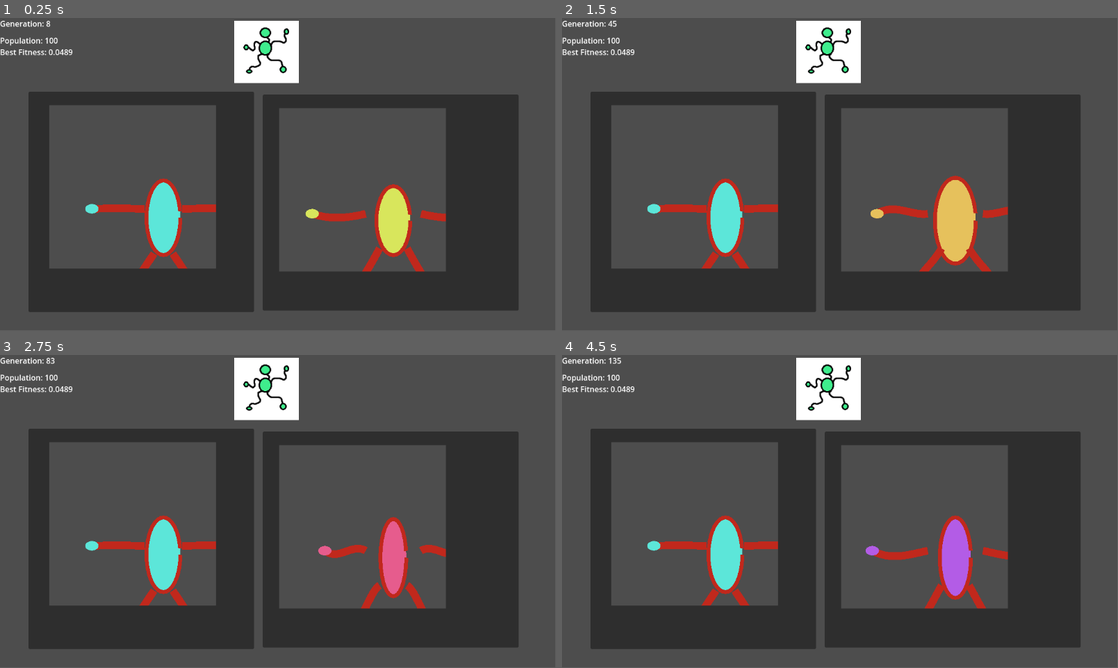
Above: before the commit, frames 1-4 (two rows, left to right).
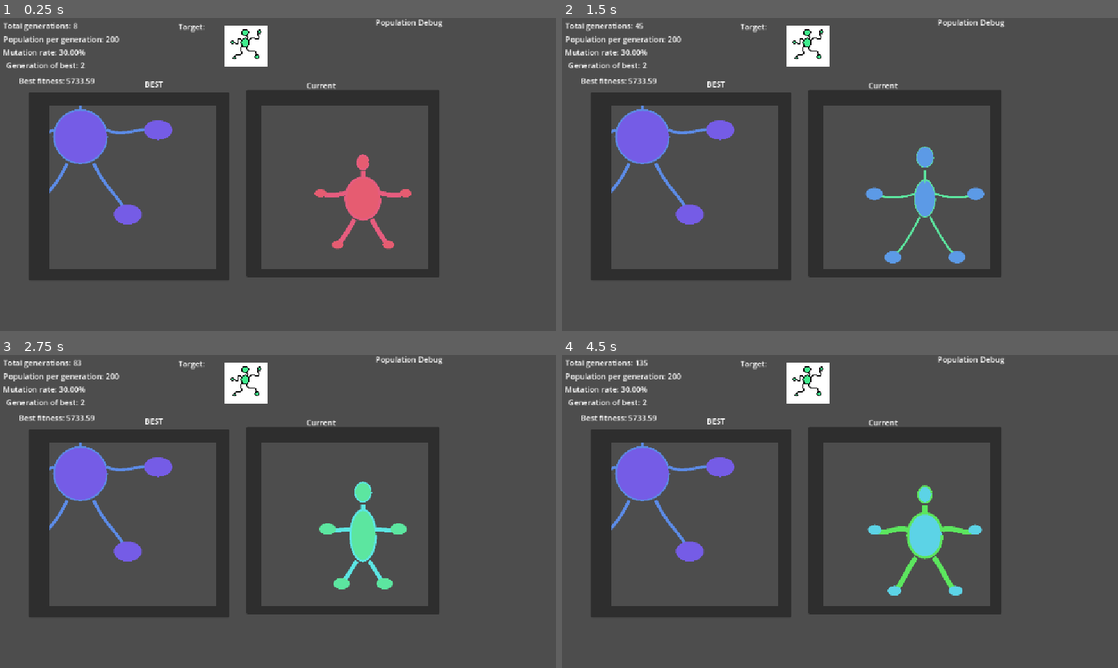
Above: after the commit, the same moments.

Repository: mrchameleon/juniordna
Game: Godot game, scene res://dna.tscn
The game is run twice, just before and just after one commit, with the same random seed, the same clock (stepped at 60 frames per second) and the same inputs.
Inputs:
- Up to frame 1 (0.25 s): no input
- Up to frame 2 (1.5 s): no input
- Up to frame 3 (2.75 s): no input
- Up to frame 4 (4.5 s): no input
In our replay, the window is 799x449 before the commit and 800x450 after it. These sizes can differ from the game's own. Grey fills any space a smaller window leaves; there, only what the larger window draws over its background counts as a difference.

The runs differ from the first frame. In frame 1, 33% of the frame differs, in the area x 0-94%, y 0-94%; in frame 2, 33%; in frame 3, 33%; in frame 4, 33%.

Commit message:
stalled evolution, infinite mutations

Diff:
--- a/dna.gd
+++ b/dna.gd
@@ -1,8 +1,8 @@
 extends Node2D
 
-@export var population_size := 100
-@export var mutation_rate := 0.1
-@export var canvas_size := 128
+var population_size := 200
+var mutation_rate := 0.3
+var canvas_size := 128
 
 const junior_scene = preload("res://junior.tscn")
 
@@ -16,15 +16,37 @@
 @onready var bestfit_subviewport := $SubViewportContainer_BestFit/SubViewport
 @onready var bestfit_renderer := bestfit_subviewport.get_node("CandidateRenderer")
 
-@onready var generation_label : Label = $GenerationLabel
-@onready var population_label : Label = $PopulationLabel
-@onready var best_fitness_label : Label = $BestFitnessLabel
+@onready var population_node: Node2D = $population
+
+@onready var generation_label: Label = $GenerationLabel
+@onready var population_label: Label = $PopulationLabel
+@onready var mutation_label: Label = $MutationLabel
+@onready var best_fitness_label: Label = $BestFitnessLabel
+@onready var best_generation_label: Label = $BestGenerationLabel
 
 var best_individual = null
 var best_fitness := -1.0
+var best_generation := 0
+
+const RENDER_SCALE := 0.6
+
+var target_image: Image = null
+
+# Target wiggle params
+var target_wave_amplitude := 20.0
+var target_wave_frequency := 1.5
 
 func _ready():
+	population_node.visible = false
 	init_population()
+
+	var tex = get_node("TargetImage").texture
+	if tex:
+		target_image = tex.get_image()
+		target_image.convert(Image.FORMAT_L8)
+	else:
+		push_error("TargetImage texture missing!")
+
 	start_generation_loop()
 
 func init_population():
@@ -35,11 +57,13 @@
 	generation = 0
 	best_individual = null
 	best_fitness = -1.0
+	best_generation = 0
 
 	for i in range(population_size):
 		var figure = junior_scene.instantiate()
-		figure.position = subviewport.size / 2
+		figure.position = Vector2.ZERO
 		figure.randomize_traits()
+		population_node.add_child(figure)
 		population.append(figure)
 
 	update_ui()
@@ -47,7 +71,7 @@
 func start_generation_loop():
 	generation_loop()
 
-func generation_loop() -> void:
+func generation_loop():
 	while true:
 		await get_tree().process_frame
 		evaluate_population()
@@ -57,55 +81,78 @@
 		update_ui()
 		await get_tree().process_frame
 
-func evaluate_population() -> void:
+func evaluate_population():
+	# Remove invalid individuals from population immediately
+	population = population.filter(func(ind):
+		return is_instance_valid(ind)
+	)
+
 	for child in candidate_renderer.get_children():
 		child.queue_free()
-	await get_tree().process_frame  # Let Godot fully process the deletions
+	await get_tree().process_frame
+
+	var candidate_center = subviewport.get_texture().get_size() / 2
+	var candidate_offset = Vector2(0, 15)
+
+	if not target_image:
+		push_error("Target image missing! Cannot evaluate fitness.")
+		return
 
 	for individual in population:
 		if not is_instance_valid(individual):
 			continue
 
 		var local_dna = individual.dna().duplicate(true)
+		if not is_instance_valid(candidate_renderer):
+			continue
 		candidate_renderer.set_dna(local_dna)
-		candidate_renderer.position = subviewport.get_texture().get_size() / 2
+		candidate_renderer.scale = Vector2(RENDER_SCALE, RENDER_SCALE)
+		candidate_renderer.position = candidate_center - candidate_offset
+
 		candidate_renderer.queue_redraw()
+		await get_tree().process_frame
 		await get_tree().process_frame
 
 		var img = subviewport.get_texture().get_image()
 		img.convert(Image.FORMAT_L8)
 
-		if not has_node("TargetImage"):
-			push_error("TargetImage not found! Skipping fitness evaluation.")
-			individual.fitness = 0.0
-			continue
-
-		var target_image = get_node("TargetImage").texture.get_image()
-		target_image.convert(Image.FORMAT_L8)
-
 		var fitness_score = 0.0
-		for y in range(min(img.get_height(), target_image.get_height())):
-			for x in range(min(img.get_width(), target_image.get_width())):
+		var active_pixels = 0
+		var w = min(img.get_width(), target_image.get_width())
+		var h = min(img.get_height(), target_image.get_height())
+
+		for y in range(h):
+			for x in range(w):
 				var pix1 = img.get_pixel(x, y).r
 				var pix2 = target_image.get_pixel(x, y).r
-				fitness_score += 1.0 - abs(pix1 - pix2)
+
+				if pix1 > 0.05 or pix2 > 0.05:
+					active_pixels += 1
+					fitness_score += 1.0 - abs(pix1 - pix2)
 
 		if is_instance_valid(individual):
-			individual.fitness = fitness_score / float(img.get_width() * img.get_height())
-
-			if individual.fitness > best_fitness:
-				best_fitness = individual.fitness
+			individual.fitness = fitness_score
+			if fitness_score > best_fitness:
+				best_fitness = fitness_score
 				best_individual = individual
-				bestfit_renderer.set_dna(individual.dna())
-				bestfit_renderer.position = bestfit_subviewport.get_texture().get_size() / 2
-				bestfit_renderer.queue_redraw()
+				best_generation = generation
+
+				if is_instance_valid(bestfit_renderer):
+					bestfit_renderer.set_dna(individual.dna().duplicate(true))
+					var bestfit_center = bestfit_subviewport.get_texture().get_size() / 2
+					bestfit_renderer.scale = Vector2(RENDER_SCALE, RENDER_SCALE)
+					bestfit_renderer.position = bestfit_center - Vector2(0, 15)
+					bestfit_renderer.queue_redraw()
+
+					await get_tree().process_frame
+					await get_tree().process_frame
 
 func selection():
 	mating_pool.clear()
 	var max_fit = 0.0
 	for ind in population:
-		if is_instance_valid(ind) and ind.fitness > max_fit:
-			max_fit = ind.fitness
+		if is_instance_valid(ind):
+			max_fit = max(max_fit, ind.fitness)
 
 	if max_fit == 0.0:
 		mating_pool = population.duplicate()
@@ -115,48 +162,74 @@
 		if not is_instance_valid(ind):
 			continue
 		var n = int(lerp(0, 100, ind.fitness / max_fit))
-		for i in range(n):
+		for _i in range(n):
 			mating_pool.append(ind)
 
-	if mating_pool.size() == 0:
+	if mating_pool.is_empty():
 		mating_pool = population.duplicate()
 
 func reproduction():
 	var new_population = []
-	for i in range(population_size):
+	for _i in range(population_size):
 		var parent_a = mating_pool[randi() % mating_pool.size()]
 		var parent_b = mating_pool[randi() % mating_pool.size()]
 		var child = junior_scene.instantiate()
-		child.position = subviewport.size / 2
+		child.position = Vector2.ZERO
 		var new_dna = crossover(parent_a.dna(), parent_b.dna())
 		child.set_dna(new_dna)
-		mutate(child, mutation_rate)
+
+		if is_instance_valid(child):
+			mutate(child, mutation_rate)
+
+		population_node.add_child(child)
 		new_population.append(child)
 
-	for old_ind in population:
-		if is_instance_valid(old_ind):
-			old_ind.queue_free()
+	var old_population = population
 	population = new_population
 
+	await get_tree().process_frame
+
+	for ind in old_population:
+		if is_instance_valid(ind):
+			ind.queue_free()
+
 func crossover(dna_a: Dictionary, dna_b: Dictionary) -> Dictionary:
-	var child = {}
+	var child := {}
 	for key in dna_a.keys():
-		child[key] = dna_a[key] if randf() < 0.5 else dna_b[key]
+		# Always check type safety
+		if typeof(dna_a[key]) == TYPE_FLOAT or typeof(dna_a[key]) == TYPE_INT:
+			child[key] = dna_a[key] if randf() < 0.5 else dna_b[key]
+		else:
+			child[key] = dna_a[key] if randf() < 0.5 else dna_b[key]
 	return child
 
 func mutate(individual, rate):
+	if not is_instance_valid(individual):
+		return  # Avoid mutating freed objects
+
 	var dna = individual.dna()
-	if randf() < rate:
-		dna["torso_rx"] = clamp(dna["torso_rx"] + randf_range(-5, 5), 20, 70)
-	if randf() < rate:
-		dna["torso_ry"] = clamp(dna["torso_ry"] + randf_range(-5, 5), 30, 90)
-	if randf() < rate:
-		dna["limb_length"] = clamp(dna["limb_length"] + randf_range(-10, 10), 50, 150)
-	if randf() < rate:
-		dna["fill_color"] = Color.from_hsv(randf(), 0.6, 0.9)
+	for key in dna.keys():
+		if randf() < rate:
+			match key:
+				"torso_rx": dna[key] = clamp(dna[key] + randf_range(-10, 10), 20, 70)
+				"torso_ry": dna[key] = clamp(dna[key] + randf_range(-10, 10), 30, 90)
+				"limb_length": dna[key] = clamp(dna[key] + randf_range(-20, 20), 50, 150)
+				"limb_thickness": dna[key] = clamp(dna[key] + randf_range(-5, 5), 2, 20)
+				"wave_amplitude": dna[key] = clamp(dna[key] + randf_range(-5, 5), 0, 30)
+				"wave_frequency": dna[key] = clamp(dna[key] + randf_range(-0.5, 0.5), 0.1, 5.0)
+				"hand_foot_size": dna[key] = clamp(dna[key] + randf_range(-5, 5), 5, 30)
+				"fill_color": dna[key] = Color.from_hsv(randf(), 0.6, 0.9)
+				"stroke_color": dna[key] = Color.from_hsv(randf(), 0.6, 0.9)
 	individual.set_dna(dna)
 
 func update_ui():
-	generation_label.text = "Generation: %d" % generation
-	population_label.text = "Population: %d" % population.size()
-	best_fitness_label.text = "Best Fitness: %.4f" % best_fitness
+	var best_fit_in_pop = -INF
+	for individual in population:
+		if is_instance_valid(individual):
+			best_fit_in_pop = max(best_fit_in_pop, individual.fitness)
+
+	generation_label.text = "Total generations: %d" % generation
+	best_fitness_label.text = "Best fitness: %.2f" % best_fitness
+	best_generation_label.text = "Generation of best: %d" % best_generation
+	population_label.text = "Population per generation: %d" % population_size
+	mutation_label.text = "Mutation rate: %.2f%%" % (mutation_rate * 100)
--- a/dna.tscn
+++ b/dna.tscn
@@ -6,35 +6,48 @@
 
 [node name="Node2D" type="Node2D"]
 script = ExtResource("1_14oti")
-mutation_rate = 0.5
 
 [node name="DisplayCanvas" type="Node2D" parent="."]
 
 [node name="GenerationLabel" type="Label" parent="."]
-offset_right = 40.0
-offset_bottom = 23.0
+offset_left = 6.0
+offset_top = 4.0
+offset_right = 102.0
+offset_bottom = 27.0
+text = "Generation: "
 
 [node name="PopulationLabel" type="Label" parent="."]
-offset_top = 35.0
-offset_right = 40.0
-offset_bottom = 58.0
+offset_left = 6.0
+offset_top = 32.0
+offset_right = 95.0
+offset_bottom = 55.0
+text = "Population:"
 
 [node name="BestFitnessLabel" type="Label" parent="."]
+offset_left = 38.0
+offset_top = 118.0
+offset_right = 132.0
+offset_bottom = 141.0
+text = "best fitness:"
+
+[node name="MutationLabel" type="Label" parent="."]
+offset_left = 5.0
 offset_top = 59.0
-offset_right = 40.0
+offset_right = 99.0
 offset_bottom = 82.0
+text = "mutation:"
 
 [node name="BestPanel" type="Panel" parent="."]
 offset_left = 59.0
 offset_top = 153.0
-offset_right = 527.0
-offset_bottom = 610.0
+offset_right = 474.0
+offset_bottom = 543.0
 
 [node name="Panel" type="Panel" parent="."]
-offset_left = 545.0
-offset_top = 159.0
-offset_right = 1076.0
-offset_bottom = 607.0
+offset_left = 510.0
+offset_top = 148.0
+offset_right = 910.0
+offset_bottom = 536.0
 
 [node name="SubViewportContainer_BestFit" type="SubViewportContainer" parent="."]
 offset_left = 102.0
@@ -50,13 +63,13 @@
 size_2d_override = Vector2i(128, 128)
 render_target_update_mode = 4
 
-[node name="CandidateRenderer" parent="SubViewportContainer_BestFit/SubViewport" instance=ExtResource("2_k673e")]
+[node name="BestCandidateRenderer" parent="SubViewportContainer_BestFit/SubViewport" instance=ExtResource("2_k673e")]
 
 [node name="SubViewportContainer" type="SubViewportContainer" parent="."]
-offset_left = 579.0
-offset_top = 187.0
-offset_right = 925.0
-offset_bottom = 526.0
+offset_left = 540.0
+offset_top = 180.0
+offset_right = 886.0
+offset_bottom = 519.0
 stretch = true
 
 [node name="SubViewport" type="SubViewport" parent="SubViewportContainer"]
@@ -69,6 +82,44 @@
 [node name="CandidateRenderer" parent="SubViewportContainer/SubViewport" instance=ExtResource("2_k673e")]
 
 [node name="TargetImage" type="Sprite2D" parent="."]
-position = Vector2(553, 71)
-scale = Vector2(1.04297, 1.00781)
+position = Vector2(509, 56)
+scale = Vector2(0.692871, 0.662896)
 texture = ExtResource("3_syva3")
+
+[node name="best" type="Label" parent="."]
+offset_left = 299.0
+offset_top = 125.0
+offset_right = 339.0
+offset_bottom = 148.0
+text = "BEST"
+
+[node name="current" type="Label" parent="."]
+offset_left = 634.0
+offset_top = 128.0
+offset_right = 694.0
+offset_bottom = 151.0
+text = "Current"
+
+[node name="pop" type="Label" parent="."]
+offset_left = 777.0
+offset_top = -3.0
+offset_right = 916.0
+offset_bottom = 20.0
+text = "Population Debug"
+
+[node name="population" type="Node2D" parent="."]
+position = Vector2(737, 2)
+
+[node name="target" type="Label" parent="."]
+offset_left = 369.0
+offset_top = 6.0
+offset_right = 454.0
+offset_bottom = 29.0
+text = "Target:"
+
+[node name="BestGenerationLabel" type="Label" parent="."]
+offset_left = 12.0
+offset_top = 86.0
+offset_right = 189.0
+offset_bottom = 109.0
+text = "best generation"
--- a/junior.gd
+++ b/junior.gd
@@ -11,17 +11,15 @@
 
 var fitness: float = 0.0
 
-
 var fill_color = Color(1, 1, 1)
 var stroke_color = Color(0, 0, 0)
 
 var torso_center = Vector2.ZERO
-
-# Limb positions
 var left_arm_base = Vector2.ZERO
 var right_arm_base = Vector2.ZERO
 var left_leg_base = Vector2.ZERO
 var right_leg_base = Vector2.ZERO
+var neck_base = Vector2.ZERO  # NEW: base position for neck
 
 func _ready():
 	randomize()
@@ -29,8 +27,7 @@
 	torso_center = get_viewport_rect().size / 2
 	initialize_limb_positions()
 
-func dna():
-	# Placeholder DNA function - returns a dictionary or array of traits for now
+func dna() -> Dictionary:
 	return {
 		"limb_length": limb_length,
 		"limb_thickness": limb_thickness,
@@ -43,25 +40,25 @@
 		"stroke_color": stroke_color
 	}
 
-func set_dna(dna_dict: Dictionary) -> void:
-	if "limb_length" in dna_dict:
-		limb_length = dna_dict["limb_length"]
-	if "limb_thickness" in dna_dict:
-		limb_thickness = dna_dict["limb_thickness"]
-	if "wave_amplitude" in dna_dict:
-		wave_amplitude = dna_dict["wave_amplitude"]
-	if "wave_frequency" in dna_dict:
-		wave_frequency = dna_dict["wave_frequency"]
-	if "torso_rx" in dna_dict:
-		torso_rx = dna_dict["torso_rx"]
-	if "torso_ry" in dna_dict:
-		torso_ry = dna_dict["torso_ry"]
-	if "hand_foot_size" in dna_dict:
-		hand_foot_size = dna_dict["hand_foot_size"]
-	if "fill_color" in dna_dict:
-		fill_color = dna_dict["fill_color"]
-	if "stroke_color" in dna_dict:
-		stroke_color = dna_dict["stroke_color"]
+func set_dna(new_dna: Dictionary) -> void:
+	# Apply incoming DNA
+	limb_length = new_dna.get("limb_length", limb_length)
+	limb_thickness = new_dna.get("limb_thickness", limb_thickness)
+	wave_amplitude = new_dna.get("wave_amplitude", wave_amplitude)
+	wave_frequency = new_dna.get("wave_frequency", wave_frequency)
+	torso_rx = new_dna.get("torso_rx", torso_rx)
+	torso_ry = new_dna.get("torso_ry", torso_ry)
+	hand_foot_size = new_dna.get("hand_foot_size", hand_foot_size)
+	fill_color = new_dna.get("fill_color", fill_color)
+	stroke_color = new_dna.get("stroke_color", stroke_color)
+
+	if is_inside_tree():
+		initialize_limb_positions()
+	else:
+		await ready
+		initialize_limb_positions()
+
+	queue_redraw()
 
 func randomize_traits():
 	limb_length = randf_range(50.0, 150.0)
@@ -71,46 +68,58 @@
 	torso_rx = randf_range(30.0, 60.0)
 	torso_ry = randf_range(50.0, 90.0)
 	hand_foot_size = randf_range(10.0, 30.0)
-	fill_color = Color(randf(), randf(), randf())
-	stroke_color = Color(randf(), randf(), randf())
+	fill_color = Color.from_hsv(randf(), 0.6, 0.9)
+	stroke_color = Color.from_hsv(randf(), 0.6, 0.9)
 
 func initialize_limb_positions():
+	# Update limb bases relative to torso and torso_rx/ry
 	left_arm_base = torso_center + Vector2(-torso_rx, -torso_ry / 4)
 	right_arm_base = torso_center + Vector2(torso_rx, -torso_ry / 4)
 	left_leg_base = torso_center + Vector2(-torso_rx / 2, torso_ry)
 	right_leg_base = torso_center + Vector2(torso_rx / 2, torso_ry)
 
+	# NEW: neck base is torso top center
+	neck_base = torso_center + Vector2(0, -torso_ry)
+
 func _draw():
-	# Draw torso as ellipse
+	# Draw torso oval
 	draw_oval(torso_center, torso_rx, torso_ry, fill_color)
 	draw_oval_outline(torso_center, torso_rx, torso_ry, stroke_color, limb_thickness / 2)
 
-	# Draw limbs as Bezier curves with waving motion (simplified here)
 	var time = Time.get_ticks_msec() / 1000.0
-	draw_wavy_limb(left_arm_base, Vector2(-limb_length, 0), time)
-	draw_wavy_limb(right_arm_base, Vector2(limb_length, 0), time)
-	draw_wavy_limb(left_leg_base, Vector2(-limb_length / 1.5, limb_length), time)
-	draw_wavy_limb(right_leg_base, Vector2(limb_length / 1.5, limb_length), time)
 
-	# Draw hands and feet as ovals
-	draw_oval(left_arm_base + Vector2(-limb_length, 0), hand_foot_size, hand_foot_size * 0.7, fill_color)
-	draw_oval(right_arm_base + Vector2(limb_length, 0), hand_foot_size, hand_foot_size * 0.7, fill_color)
-	draw_oval(left_leg_base + Vector2(-limb_length / 1.5, limb_length), hand_foot_size, hand_foot_size * 0.7, fill_color)
-	draw_oval(right_leg_base + Vector2(limb_length / 1.5, limb_length), hand_foot_size, hand_foot_size * 0.7, fill_color)
+	# --- Draw neck as a limb from torso top to head base ---
+	var neck_length = limb_length * 0.25  # Neck shorter than limbs
+	var neck_offset = Vector2(0, -neck_length)
+	draw_wavy_limb(neck_base, neck_offset, time)
+
+	# --- Draw head ---
+	var head_center = neck_base + neck_offset + Vector2(0, -hand_foot_size * 1.5)
+	draw_oval(head_center, hand_foot_size, hand_foot_size * 1.2, fill_color)
+	draw_oval_outline(head_center, hand_foot_size, hand_foot_size * 1.2, stroke_color, limb_thickness / 3)
+
+	# Limbs: arms and legs
+	var limbs = [
+		[left_arm_base, Vector2(-limb_length, 0)],
+		[right_arm_base, Vector2(limb_length, 0)],
+		[left_leg_base, Vector2(-limb_length / 1.5, limb_length)],
+		[right_leg_base, Vector2(limb_length / 1.5, limb_length)],
+	]
+
+	for limb in limbs:
+		draw_wavy_limb(limb[0], limb[1], time)
+		draw_oval(limb[0] + limb[1], hand_foot_size, hand_foot_size * 0.7, fill_color)
 
 func draw_wavy_limb(base: Vector2, offset: Vector2, time: float):
-	# Draw a simple wave along the limb line using a Bezier curve approximation
 	var cp1 = base + offset * 0.33 + Vector2(0, sin(time * wave_frequency) * wave_amplitude)
 	var cp2 = base + offset * 0.66 + Vector2(0, -sin(time * wave_frequency * 1.5) * wave_amplitude)
 	var tip = base + offset
 	draw_bezier(base, cp1, cp2, tip, stroke_color, limb_thickness)
 
-# Custom draw functions (implement these in your code)
-
 func draw_oval(center: Vector2, rx: float, ry: float, color: Color):
 	var points = PackedVector2Array()
 	for i in range(0, 360, 10):
-		var rad =  deg_to_rad(i)
+		var rad = deg_to_rad(i)
 		points.append(center + Vector2(cos(rad) * rx, sin(rad) * ry))
 	draw_colored_polygon(points, color)
 
--- a/project.godot
+++ b/project.godot
@@ -15,6 +15,10 @@
 config/features=PackedStringArray("4.4", "GL Compatibility")
 config/icon="res://icon.svg"
 
+[display]
+
+window/stretch/mode="canvas_items"
+
 [rendering]
 
 renderer/rendering_method="gl_compatibility"
